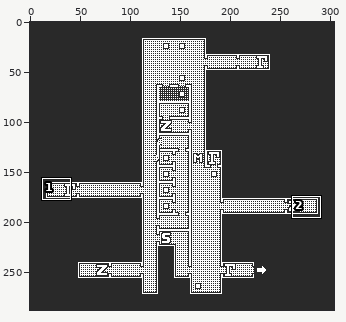
Sprite sheet: pd/preview/Tower.png. Above: a wide view before the commit, with the close-up outlined.
Close-up. The starting point:
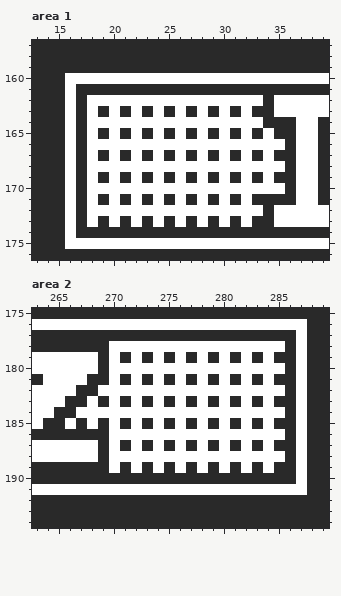
The file is 304x288 pixels. Shown: area 1: x 13..39, y 157..176; area 2: x 263..289, y 175..194. The commit also changed other parts of the picture, which this record leaves out.
The same view after the edit:
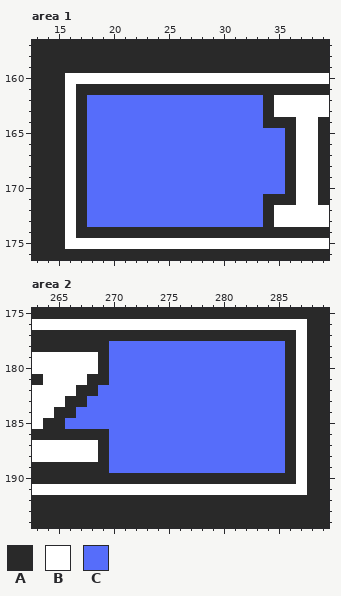
Palette (. is transparent): A #292929  B #ffffff  C #566dfa
Diff:
Area 1:
Colour A gives way to colour C in row 163 at x 19, 21, 23, 25, 27, 29, 31 and 33; in row 165 at x 19, 21, 23, 25, 27, 29, 31, 33 and 35; in row 167 at x 19, 21, 23, 25, 27, 29, 31, 33 and 35; in row 169 at x 19, 21, 23, 25, 27, 29, 31, 33 and 35; in row 171 at x 19, 21, 23, 25, 27, 29, 31 and 33; in row 173 at x 19, 21, 23, 25, 27, 29, 31 and 33.
Colour B gives way to colour C in row 162 at x 18 to 33; in row 163 at x 18, 20, 22, 24, 26, 28, 30 and 32; in row 164 at x 18 to 33; in row 165 at x 18, 20, 22, 24, 26, 28, 30, 32 and 34; in row 166 at x 18 to 35; in row 167 at x 18, 20, 22, 24, 26, 28, 30, 32 and 34.
Colour B gives way to colour C in row 168 at x 18 to 35; in row 169 at x 18, 20, 22, 24, 26, 28, 30, 32 and 34; in row 170 at x 18 to 35; in row 171 at x 18, 20, 22, 24, 26, 28, 30 and 32; in row 172 at x 18 to 33; in row 173 at x 18, 20, 22, 24, 26, 28, 30 and 32.
Area 2:
Colour A gives way to colour C in row 179 at x 271, 273, 275, 277, 279, 281, 283 and 285; in row 181 at x 271, 273, 275, 277, 279, 281, 283 and 285; in row 183 at x 269, 271, 273, 275, 277, 279, 281, 283 and 285; in row 185 at x 267, 269, 271, 273, 275, 277, 279, 281, 283 and 285; in row 187 at x 271, 273, 275, 277, 279, 281, 283 and 285; in row 189 at x 271, 273, 275, 277, 279, 281, 283 and 285.
Colour B gives way to colour C in row 178 at x 270 to 285; in row 179 at x 270, 272, 274, 276, 278, 280, 282 and 284; in row 180 at x 270 to 285; in row 181 at x 270, 272, 274, 276, 278, 280, 282 and 284; in row 182 at x 269 to 285; in row 183 at x 268, 270, 272, 274, 276, 278, 280, 282 and 284.
Colour B gives way to colour C in row 184 at x 267 to 285; in row 185 at x 266, 268, 270, 272, 274, 276, 278, 280, 282 and 284; in row 186 at x 270 to 285; in row 187 at x 270, 272, 274, 276, 278, 280, 282 and 284; in row 188 at x 270 to 285; in row 189 at x 270, 272, 274, 276, 278, 280, 282 and 284.
Where, in picture pixels (left, top, right, bottom), the same in both close-ups:
changed: (87, 95, 285, 227)
changed: (65, 341, 285, 473)
